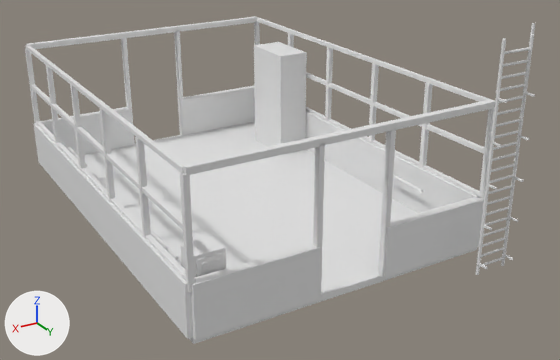
The OBJ model verdant-exchange-r1/Assets/western-propagation-house-state-2.obj, before and after one commit.
Rendered twice from a 50 mm camera at (8.24, 15.97, 8.33) aimed at (-0.41, 1.55, 1.12). The axes (+X, +Y, +Z) are drawn at lower left. The lights are the same throughout. The picture after the commit comes second. Where no turn or scale is listed for an object, it has been applied to the vertices.

In view in the first picture: 'western-propagation-house-state-2'.
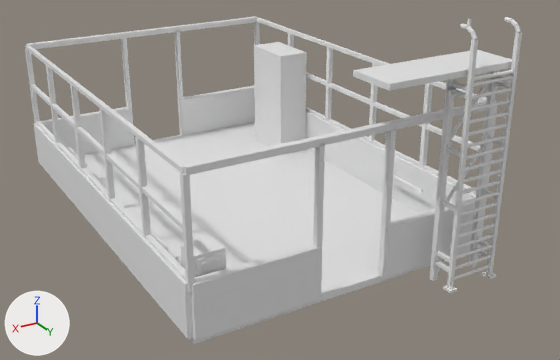
Location of each change, [x1, y1, x2, y2] in pixels of the pictures (560 x 360 px):
'western-propagation-house-state-2', reshaped: before [25, 17, 535, 344]; after [25, 17, 522, 344]
part 1 of me_western_propagation_house_state_2, added: after [353, 50, 512, 91]
part 2 of me_western_propagation_house_state_2, added: after [436, 261, 449, 273]
part 3 of me_western_propagation_house_state_2, added: after [437, 251, 450, 262]
part 4 of me_western_propagation_house_state_2, added: after [433, 247, 442, 259]
part 5 of me_western_propagation_house_state_2, added: after [438, 196, 447, 208]
part 6 of me_western_propagation_house_state_2, added: after [446, 146, 460, 157]
part 7 of me_western_propagation_house_state_2, added: after [442, 142, 452, 154]
part 8 of me_western_propagation_house_state_2, added: after [452, 82, 467, 91]
part 9 of me_western_propagation_house_state_2, added: after [448, 78, 457, 90]
part 10 of me_western_propagation_house_state_2, added: after [482, 271, 496, 279]
part 11 of me_western_propagation_house_state_2, added: after [475, 248, 489, 257]
part 12 of me_western_propagation_house_state_2, added: after [477, 241, 490, 247]
part 13 of me_western_propagation_house_state_2, added: after [482, 189, 496, 199]
part 14 of me_western_propagation_house_state_2, deleted: before [479, 34, 534, 269]
part 15 of me_western_propagation_house_state_2, built on: before [476, 26, 535, 275]; after [429, 17, 522, 293]

Patch to the scene script:
```diff
--- a/verdant-exchange-r1/Assets/western-propagation-house-state-2.obj.py
+++ b/verdant-exchange-r1/Assets/western-propagation-house-state-2.obj.py
@@ me_western_propagation_house_state_2 @@
 # used by ob_western_propagation_house_state_2; location = (0.0, 0.0, 0.0)
-me_western_propagation_house_state_2.from_pydata(...)  # 1138 vertices, 1908 faces; spans x -3.61..3.61, y -5.11..6.09, z 0.0..5.25
+me_western_propagation_house_state_2.from_pydata(...)  # 2092 vertices, 3620 faces; spans x -3.61..3.61, y -5.11..6.09, z 0.0..5.5
+# me_western_propagation_house_state_2 part 1: the loose piece of 12 vertices spanning x -3.5..-0.8, y 4.89..5.11, z 0.14..1.29 is copied, and the copy is scaled about its middle by (1.13, 4.77, 0.104), then moved by (0.63, 0.35, 3.81); it spans x -3.05..0.0, y 4.83..5.88, z 4.47..4.59
+# me_western_propagation_house_state_2 part 2: a new loose piece, a box spanning x -1.837..-1.763, y 5.54..5.98, z 0.382..0.457
+# me_western_propagation_house_state_2 part 3: a new loose piece, a box spanning x -1.837..-1.763, y 5.54..5.98, z 0.612..0.687
+# me_western_propagation_house_state_2 part 4: a new loose piece, a box spanning x -1.89..-1.71, y 5.51..5.545, z 0.54..0.76
+# me_western_propagation_house_state_2 part 5: a new loose piece, a box spanning x -1.89..-1.71, y 5.51..5.545, z 1.69..1.91
+# me_western_propagation_house_state_2 part 6: a new loose piece, a box spanning x -1.837..-1.763, y 5.54..5.98, z 2.912..2.987
+# me_western_propagation_house_state_2 part 7: a new loose piece, a box spanning x -1.89..-1.71, y 5.51..5.545, z 2.84..3.06
+# me_western_propagation_house_state_2 part 8: a new loose piece, a box spanning x -1.837..-1.763, y 5.54..5.98, z 4.202..4.277
+# me_western_propagation_house_state_2 part 9: a new loose piece, a box spanning x -1.89..-1.71, y 5.511..5.546, z 4.13..4.35
+# me_western_propagation_house_state_2 part 10: a new loose piece, a box spanning x -2.99..-2.81, y 5.87..6.09, z 0.0..0.05
+# me_western_propagation_house_state_2 part 11: a new loose piece, a box spanning x -2.938..-2.862, y 5.54..5.98, z 0.382..0.457
+# me_western_propagation_house_state_2 part 12: a new loose piece, a box spanning x -2.938..-2.862, y 5.54..5.98, z 0.612..0.687
+# me_western_propagation_house_state_2 part 13: a new loose piece, a box spanning x -2.938..-2.862, y 5.54..5.98, z 1.762..1.837
+# me_western_propagation_house_state_2 part 14: 13 loose pieces with 168 vertices, spanning x -3.45..-2.66, y 5.82..6.09, z 0.04..5.05, are deleted
+# me_western_propagation_house_state_2 part 15: 80 vertices moved from x -3.47..-2.66, y 5.8..6.09, z 0.22..5.25 to x -2.96..-1.71, y 5.42..6.09, z 0.0..5.39; 156 vertices removed from x -3.44..-2.64, y 5.82..6.09, z 0.04..5.05; 904 vertices added at x -2.99..-1.71, y 5.42..6.09, z 0.0..5.5
+# other edits to the shape of me_western_propagation_house_state_2 do not show in these pictures
```
